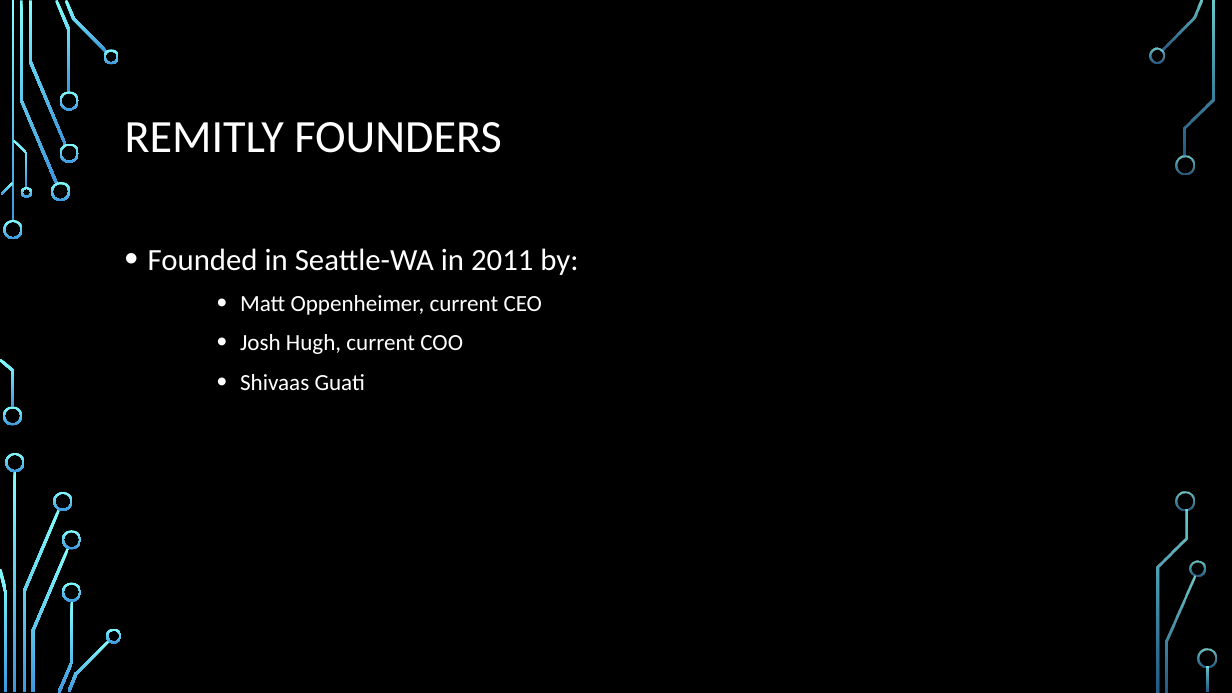
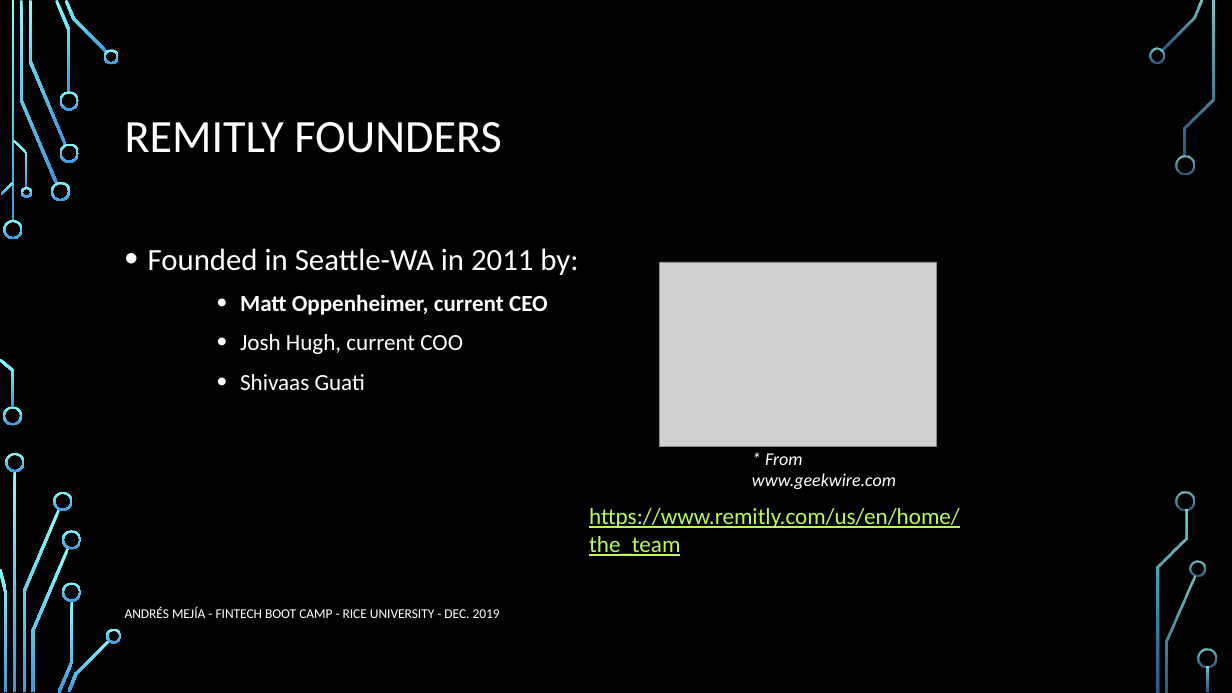
Before and after one commit to amejiali/Homework1-FinTech, a slide deck: slide 2 of REMITLY.pptx. Drawn at 1232x693 pixels with LibreOffice and Linux fonts; fonts in the diff are those of the drawing; grey boxes stand for pictures; background and template pictures are left out. Boxes give left, top, right and bottom in pixels: in the first picture for what was removed or moved away, otherwise in the second. Text is boxed around its words. In the diff, an @@ line names an element or a change of style, - is before the commit and + after.

Commit message:
REMITLY.pptx finised

```diff
--- a/REMITLY.pptx
+++ b/REMITLY.pptx
@@ picture added at (660,262,937,447) @@
@@ text at (240,294,548,315): bold on in "Matt Oppenheimer, current CEO" @@
@@ text added at (752,453,896,489), 14 pt, text #FFFFFF, italic @@
+* From www.geekwire.com
@@ text added at (589,508,960,556), 18 pt, text #B8FA56, underline @@
+https://www.remitly.com/us/en/home/the_team
@@ text added at (125,606,500,618), 10.5 pt, text #FFFFFF @@
+ANDRÉS MEJÍA - FINTECH BOOT CAMP - RICE UNIVERSITY - DEC. 2019
```
Also in this commit, not shown: 6 slides added.
